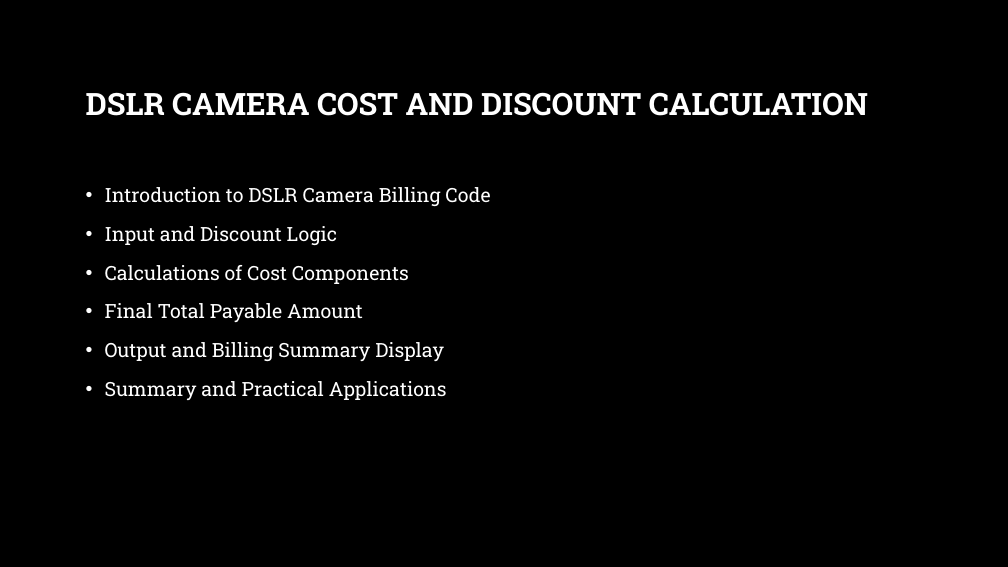
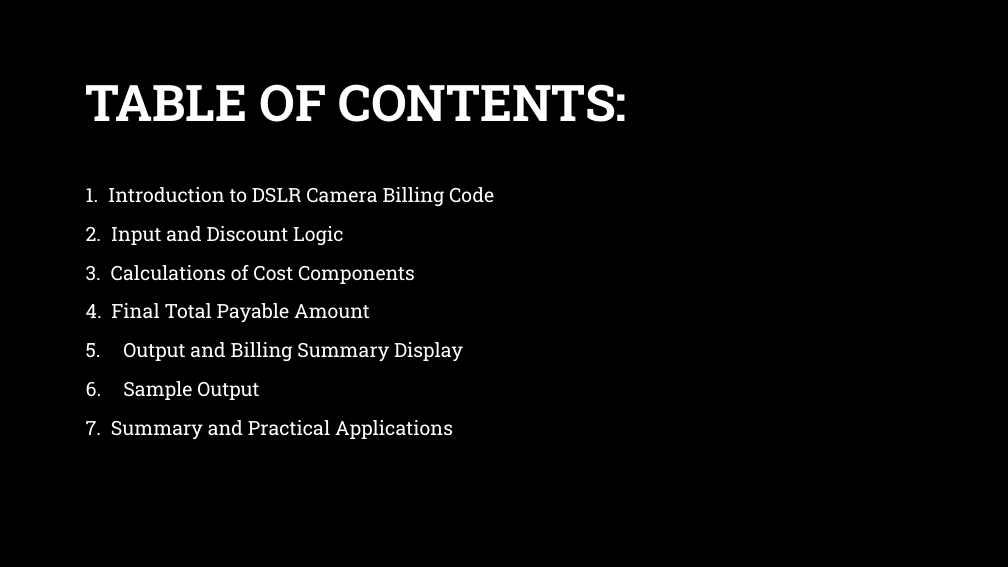
Before and after one commit to mahi2008324/BILLING_project, a slide deck: slide 2 of Billing.ppt.pptx. Drawn at 1008x567 pixels with LibreOffice and Linux fonts; fonts in the diff are those of the drawing; background and template pictures are left out. Boxes give left, top, right and bottom in pixels: in the first picture for what was removed or moved away, otherwise in the second. Text is boxed around its words. In the diff, an @@ line names an element or a change of style, - is before the commit and + after.

Commit message:
billing

```diff
--- a/Billing.ppt.pptx
+++ b/Billing.ppt.pptx
@@ title at [86,84,628,122]: text changed; size 22 to 36 pt @@
-DSLR CAMERA COST AND DISCOUNT CALCULATION
+TABLE OF CONTENTS:
@@ text at [86,187,494,322]: text changed @@
-• Introduction to DSLR Camera Billing Code
-• Input and Discount Logic
-• Calculations of Cost Components
-• Final Total Payable Amount
+1. Introduction to DSLR Camera Billing Code
+2. Input and Discount Logic
+3. Calculations of Cost Components
+4. Final Total Payable Amount
@@ text at [123,342,463,361]: bullet • to 1. @@
@@ text at [86,381,453,439]: text changed @@
-• Summary and Practical Applications
+6. Sample Output
+7. Summary and Practical Applications
```
Also in this commit, not shown: 6 other slides changed, 2 slides added, 2 other files.
